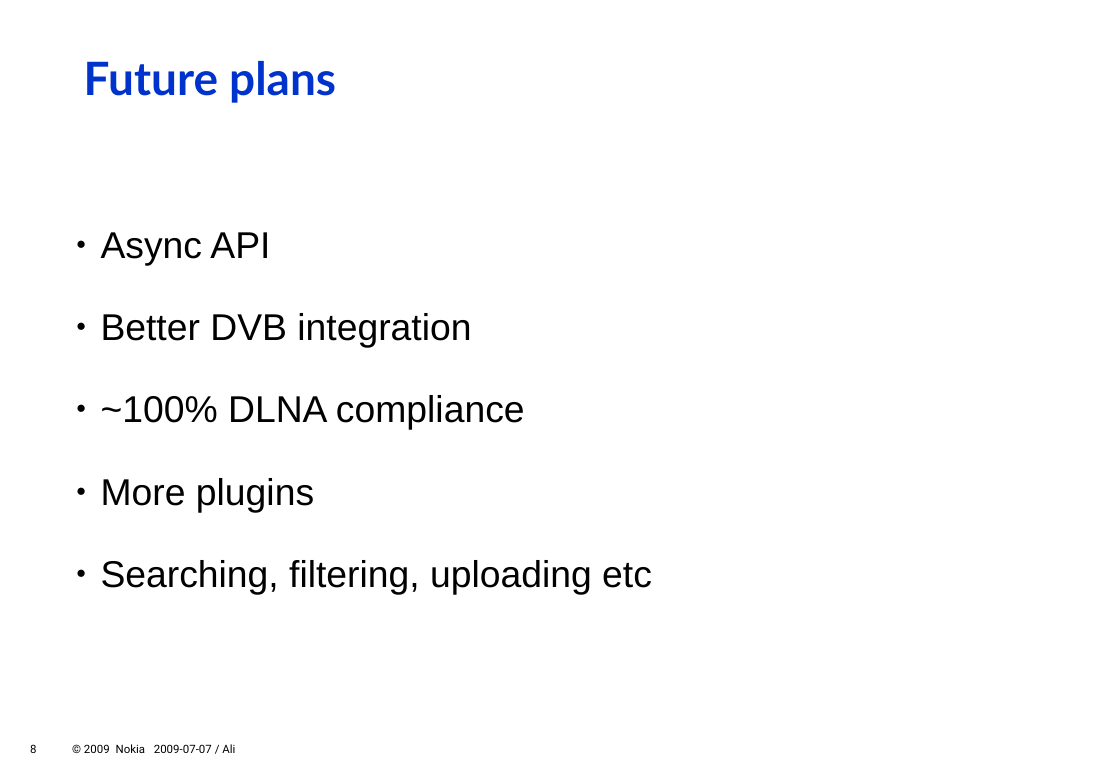
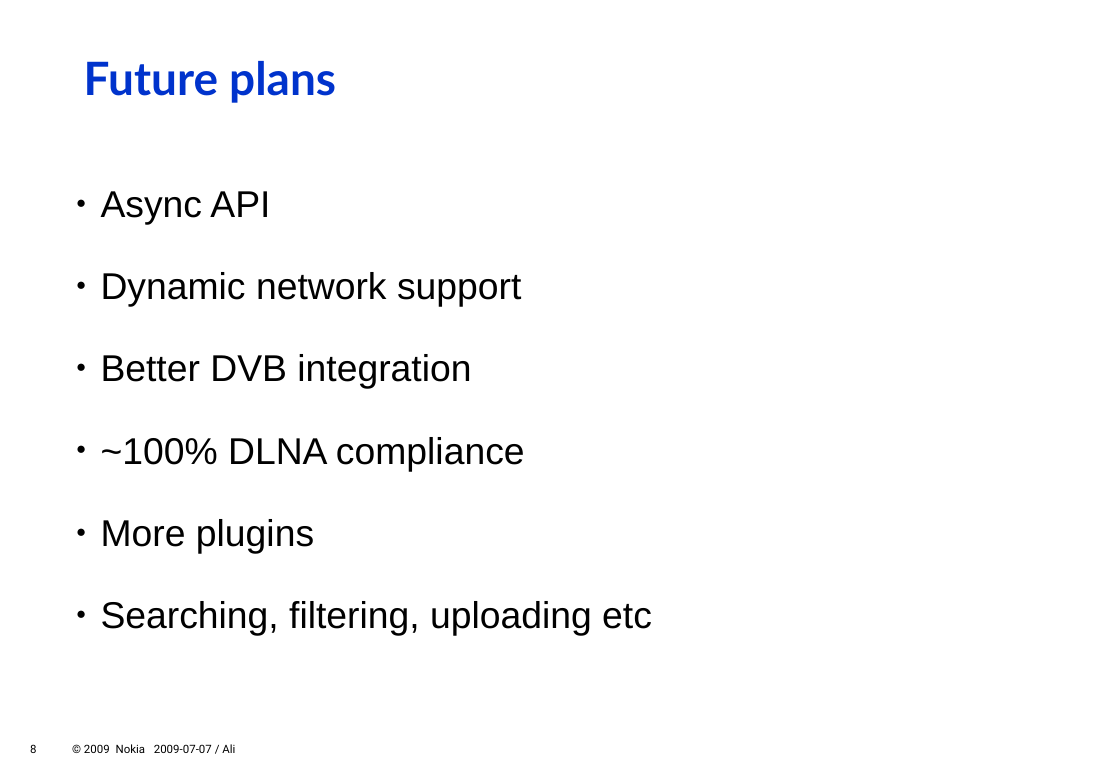
Before and after one commit to zeenix/rygel-presentation-2009, a slide deck: slide 8 of slides.odp. Drawn at 1120x775 pixels with LibreOffice and Linux fonts; fonts in the diff are those of the drawing; background and template pictures are left out. Boxes give left, top, right and bottom in pixels: in the first picture for what was removed or moved away, otherwise in the second. Text is boxed around its words. In the diff, an @@ line names an element or a change of style, - is before the commit and + after.

Commit message:
Add "Dynamic network support" to future plans slide

```diff
--- a/slides.odp
+++ b/slides.odp
@@ text at box(101, 272, 521, 307): paragraph added @@
+  ● Dynamic network support
```
